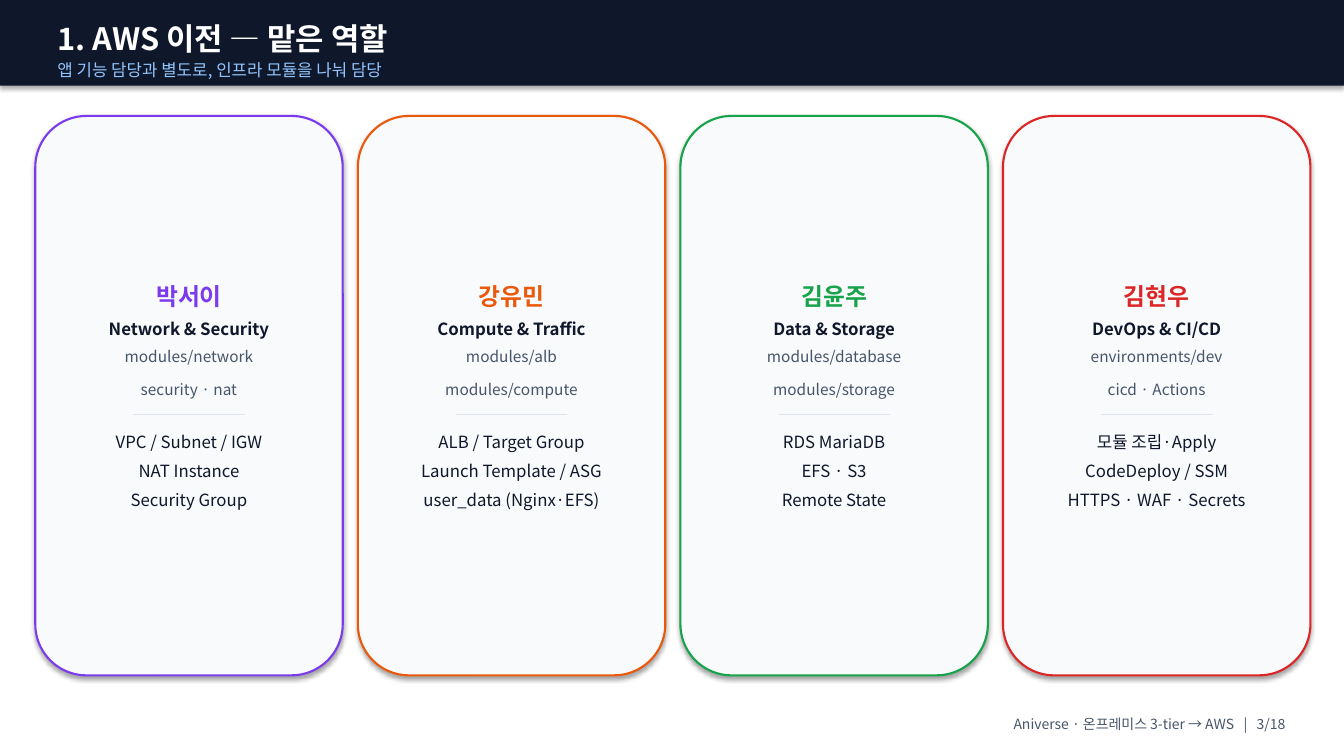
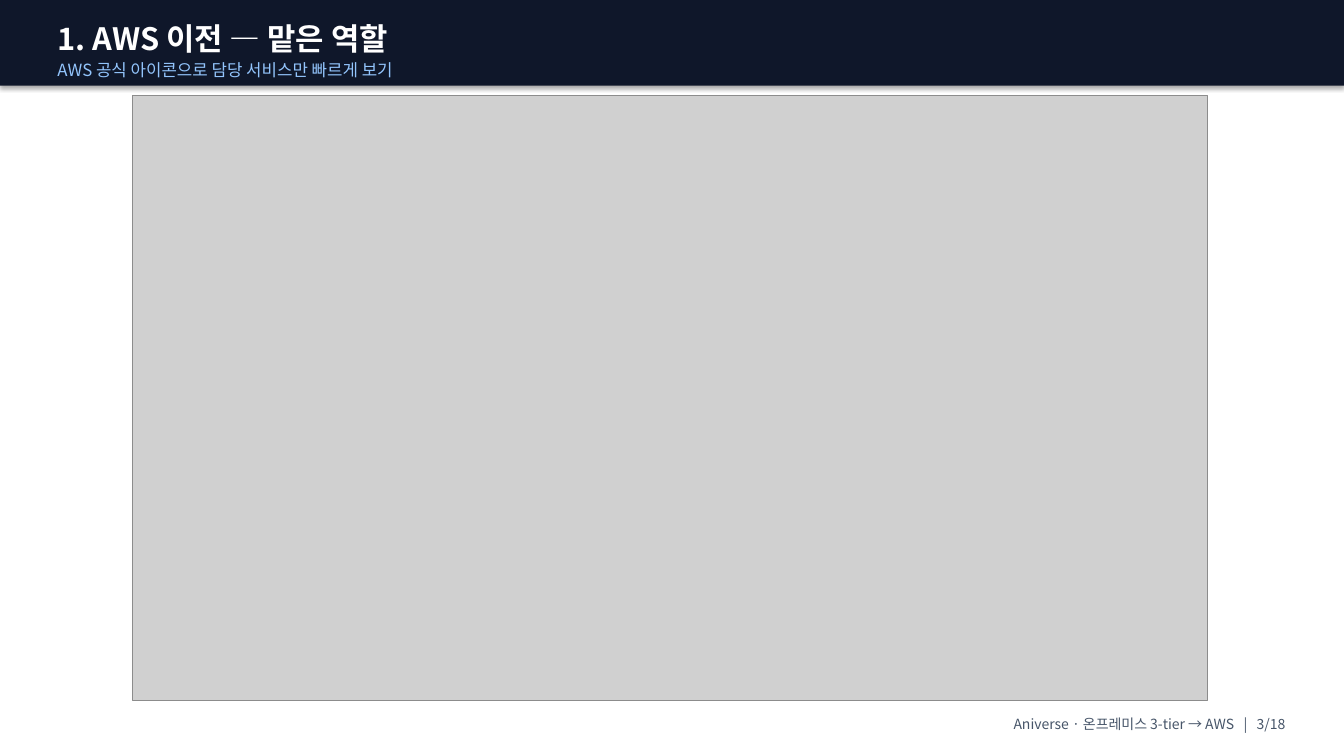
Before and after one commit to ho0215/anime-project-infra, a slide deck: slide 3 of docs/presentation/ppt/Aniverse_발표_강사용.pptx. Drawn at 1344x756 pixels with LibreOffice and Linux fonts; fonts in the diff are those of the drawing; grey boxes stand for pictures. Boxes give left, top, right and bottom in pixels: in the first picture for what was removed or moved away, otherwise in the second. Text is boxed around its words. In the diff, an @@ line names an element or a change of style, - is before the commit and + after.

```diff
--- a/docs/presentation/ppt/Aniverse_발표_강사용.pptx
+++ b/docs/presentation/ppt/Aniverse_발표_강사용.pptx
@@ text at (57, 62, 393, 78): text changed @@
-앱 기능 담당과 별도로, 인프라 모듈을 나눠 담당
+AWS 공식 아이콘으로 담당 서비스만 빠르게 보기
@@ rounded rectangle removed at (35, 116, 343, 676) @@
-박서이
-Network & Security
-modules/network
-security · nat
-────────
-VPC / Subnet / IGW
-NAT Instance
-Security Group
@@ picture added at (133, 96, 1209, 701) @@
@@ rounded rectangle removed at (358, 116, 665, 676) @@
-강유민
-Compute & Traffic
-modules/alb
-modules/compute
-────────
-ALB / Target Group
-Launch Template / ASG
-user_data (Nginx·EFS)
@@ rounded rectangle removed at (681, 116, 988, 676) @@
-김윤주
-Data & Storage
-modules/database
-modules/storage
-────────
-RDS MariaDB
-EFS · S3
-Remote State
@@ rounded rectangle removed at (1003, 116, 1311, 676) @@
-김현우
-DevOps & CI/CD
-environments/dev
-cicd · Actions
-────────
-모듈 조립·Apply
-CodeDeploy / SSM
-HTTPS · WAF · Secrets
```
Also in this commit, not shown: 7 other slides changed, 49 other files.
